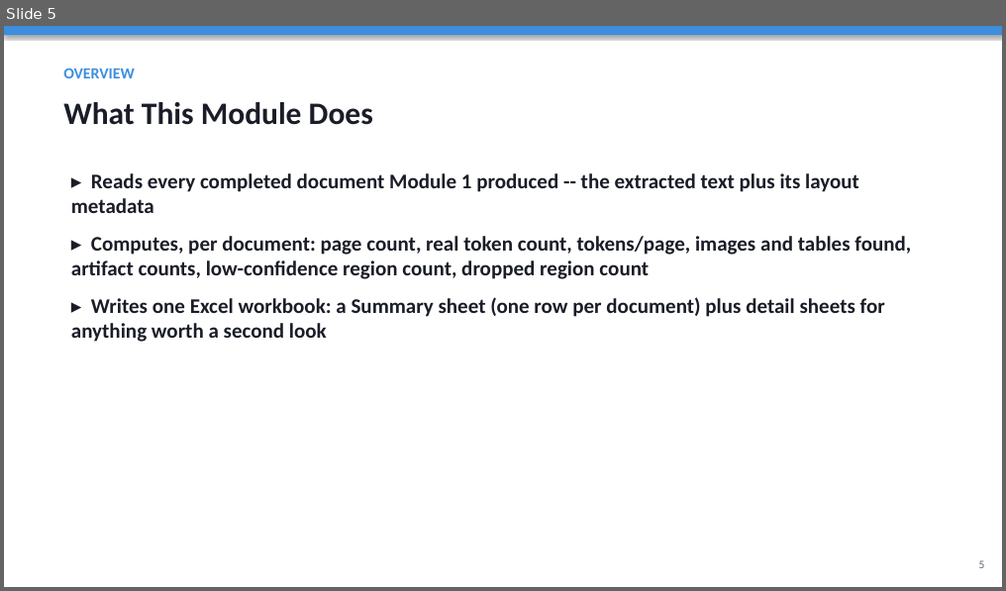
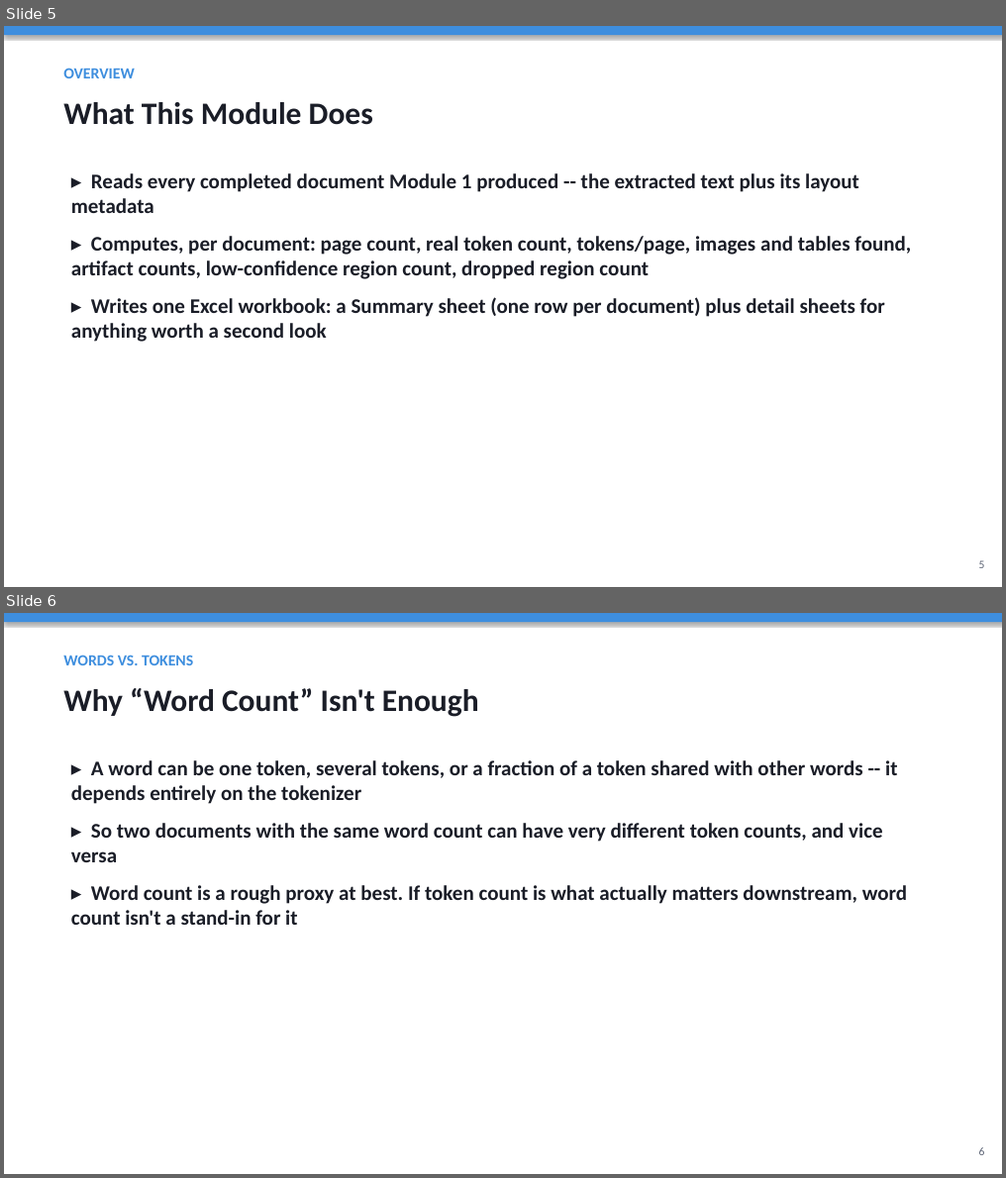
Before and after one commit to HITTESH2003/TRAINING, a slide deck: 2. ANALYSIS/Analysis_Module_Overview.pptx. Shown one above the other, each under a label of ours: slide 5 before the commit, slides 5 and 6 after it. The pictures are 1006x591 and 1006x1178 pixels, drawn with LibreOffice and Linux fonts; fonts in the diff are those of the drawing. Boxes give left, top, right and bottom in pixels: in the first picture for what was removed or moved away, otherwise in the second. Text is boxed around its words. In the diff, an @@ line names an element or a change of style, - is before the commit and + after.

```diff
--- a/2. ANALYSIS/Analysis_Module_Overview.pptx
+++ b/2. ANALYSIS/Analysis_Module_Overview.pptx
@@ slide 6 added at (x1=4, y1=613, x2=1002, y2=1174), background #FFFFFF @@
@@ rectangle added at (x1=4, y1=613, x2=1002, y2=622), fill #3E8EDE @@
@@ text added at (x1=63, y1=655, x2=193, y2=665), 15 pt, text #3E8EDE, bold @@
+WORDS VS. TOKENS
@@ text added at (x1=63, y1=688, x2=479, y2=717), 30 pt, text #1A1D27, bold @@
+Why “Word Count” Isn't Enough
@@ text added at (x1=71, y1=761, x2=907, y2=925), 20 pt, text #1A1D27, bold @@
+▸ A word can be one token, several tokens, or a fraction of a token shared with other words -- it depends entirely on the tokenizer
+▸ So two documents with the same word count can have very different token counts, and vice versa
+▸ Word count is a rough proxy at best. If token count is what actually matters downstream, word count isn't a stand-in for it
@@ text added at (x1=979, y1=1148, x2=985, y2=1156), 11 pt, text #5B6374 @@
+6
```
Also in this commit, not shown: 10 slides changed, 4 other slides added, 1 other file.
